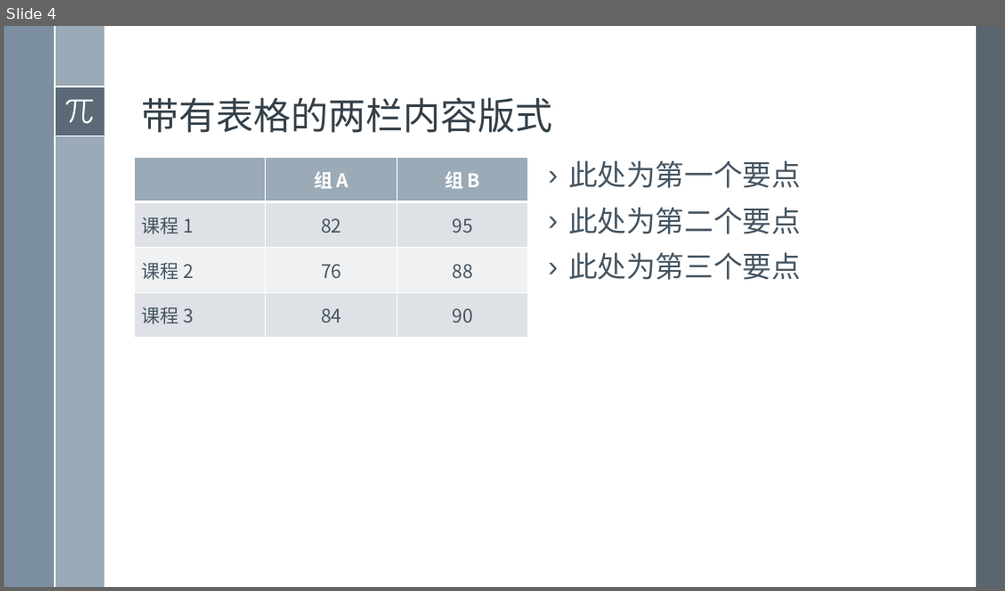
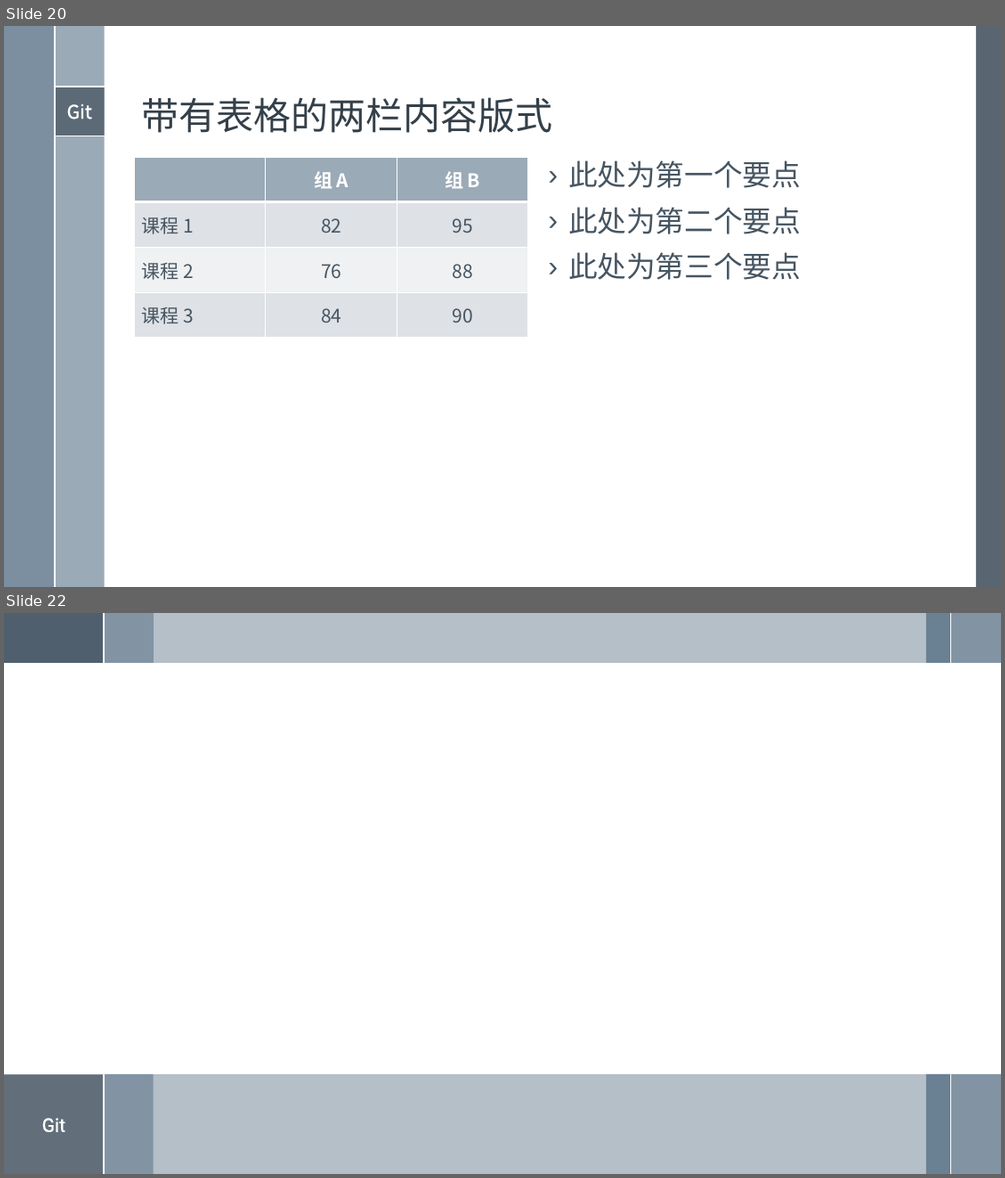
Before and after one commit to xami/joke, a slide deck: docs/windows模板/演示文稿 2.pptx. Shown one above the other, each under a label of ours: slide 4 before the commit, slides 20 and 22 after it; the slides between them are not shown. The pictures are 1005x591 and 1005x1178 pixels, drawn with LibreOffice and Linux fonts; fonts in the diff are those of the drawing. Boxes give left, top, right and bottom in pixels: in the first picture for what was removed or moved away, otherwise in the second. Text is boxed around its words. In the diff, an @@ line names an element or a change of style, - is before the commit and + after.

```diff
--- a/docs/windows模板/演示文稿 2.pptx
+++ b/docs/windows模板/演示文稿 2.pptx
@@ slide 22 added at (4,613,1001,1174), background #FFFFFF @@
@@ rectangle added at (4,613,104,663), fill #6A8093 @@
@@ rectangle added at (4,613,1001,663), fill #6A8093 at 50% opacity @@
@@ rectangle added at (4,613,104,663), fill #475562 at 75% opacity @@
@@ rectangle added at (104,613,154,663), fill #9BAAB7 @@
@@ line added from (104, 613) to (104, 663), #FFFFFF 1.5 pt @@
@@ rectangle added at (926,613,951,663), fill #6A8093 @@
@@ rectangle added at (951,613,1001,663), fill #9BAAB7 @@
@@ line added from (951, 613) to (951, 663), #FFFFFF 1.5 pt @@
@@ rectangle added at (4,1074,1001,1174), fill #6A8093 at 50% opacity @@
@@ rectangle added at (4,1074,104,1174), fill #475562 at 75% opacity, 18 pt, text #FFFFFF @@
+Git
@@ rectangle added at (104,1074,154,1174), fill #9BAAB7 @@
@@ line added from (104, 1074) to (104, 1174), #FFFFFF 1.5 pt @@
@@ rectangle added at (926,1074,951,1174), fill #6A8093 @@
@@ rectangle added at (951,1074,1001,1174), fill #9BAAB7 @@
@@ line added from (951, 1074) to (951, 1174), #FFFFFF 1.5 pt @@
@@ what was slide 4 is now slide 20 @@
@@ slide 20 changed as well @@
@@ freeform shape removed at (66,99,94,123) @@
@@ text in rectangle at (67,104,92,119): text added @@
+Git
```
Also in this commit, not shown: 2 other slides changed, 19 other slides added, 5 slides removed, 8 other files.
